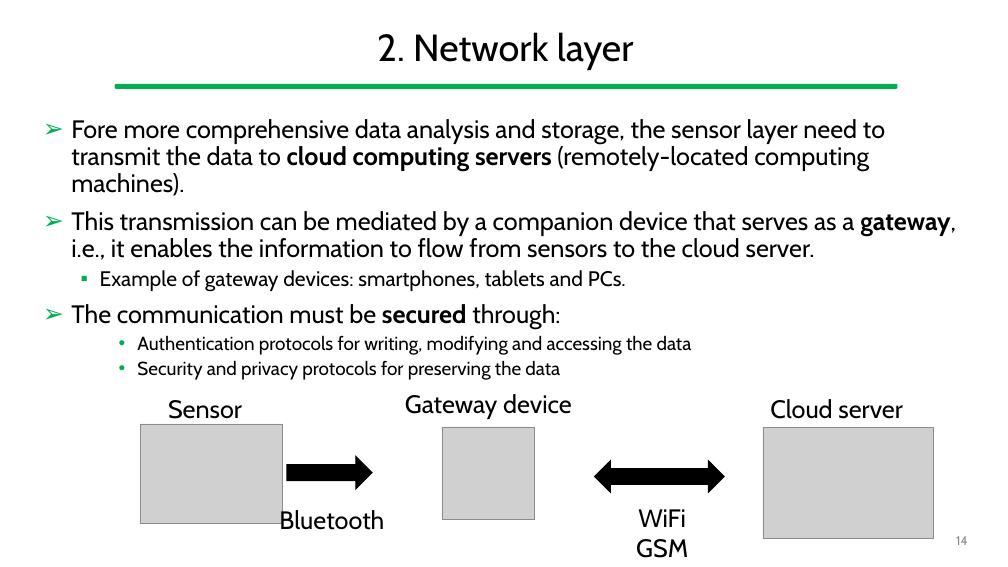
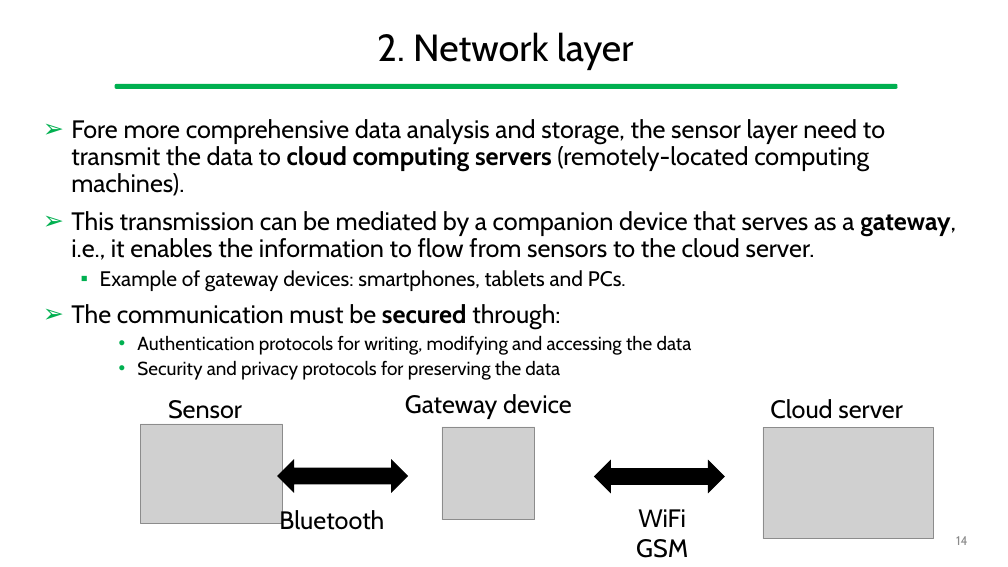
Before and after one commit to gcappon/bwthw, a slide deck: slide 14 of theory_01-course_introduction/theory_1-course_introduction.pptx. Drawn at 1008x567 pixels with LibreOffice and Linux fonts; fonts in the diff are those of the drawing; grey boxes stand for pictures. Boxes give left, top, right and bottom in pixels: in the first picture for what was removed or moved away, otherwise in the second. Text is boxed around its words. In the diff, an @@ line names an element or a change of style, - is before the commit and + after.

```diff
--- a/theory_01-course_introduction/theory_1-course_introduction.pptx
+++ b/theory_01-course_introduction/theory_1-course_introduction.pptx
@@ left right arrow added at (x1=278, y1=461, x2=408, y2=492), fill #000000, outline #000000 1 pt @@
@@ right arrow removed at (x1=287, y1=457, x2=372, y2=489) @@
```
Also in this commit, not shown: 1 slide removed, 3 other files.
